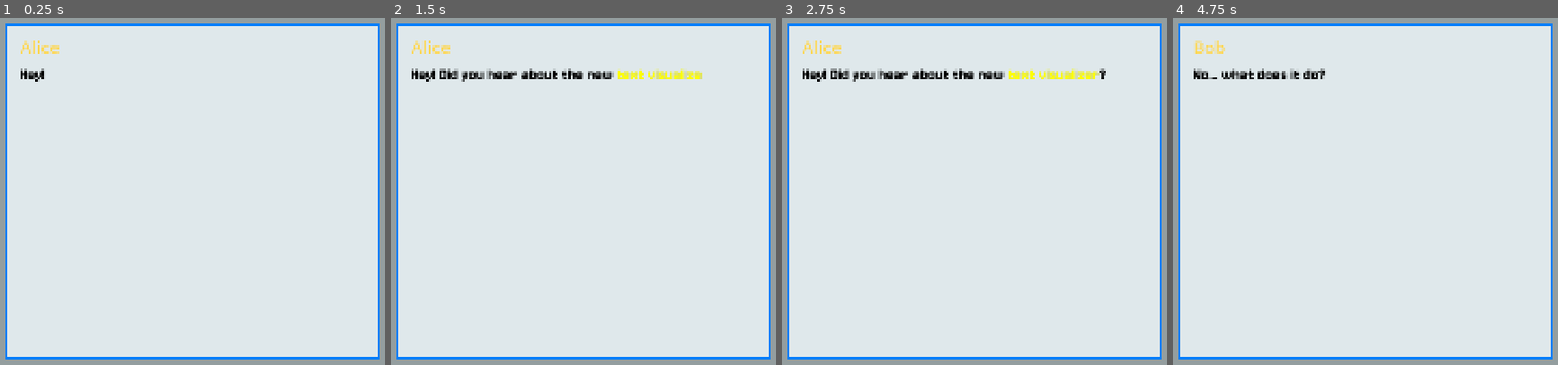
Above: before the commit, frames 1-4 (left to right).
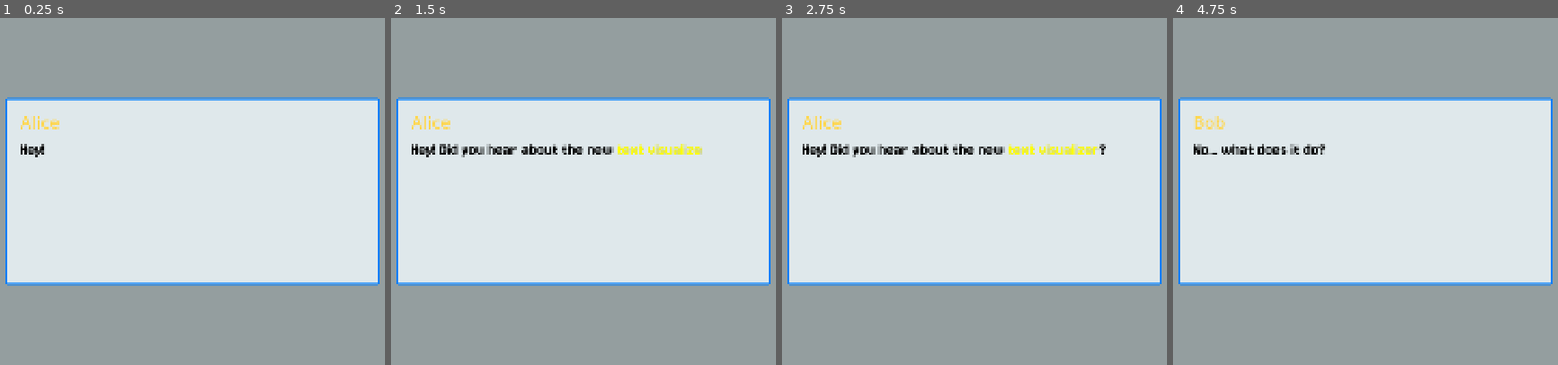
Above: after the commit, the same moments.

Repository: Masssmo/TxtBox
Game: Godot game, scene res://scenes/main.tscn
Two runs of this game, one before a commit and one after it. Both use one fixed random seed, a clock stepped at 60 frames per second and the inputs below.
Inputs:
- Up to frame 1 (0.25 s): no input
- Up to frame 2 (1.5 s): tap Enter at 0.5 s; tap Space at 1.25 s
- Up to frame 3 (2.75 s): tap Enter at 2 s
- Up to frame 4 (4.75 s): tap Space at 2.75, 4.25 s; tap Enter at 3.5 s

The runs differ from the first frame. In frame 1, 44% of the frame differs, in the area x 1-99%, y 1-99%; in frame 2, 45%; in frame 3, 45%; in frame 4, 44%.

Commit message:
plugin test

Diff:
--- a/project.godot
+++ b/project.godot
@@ -24,6 +24,10 @@
 window/stretch/mode="canvas_items"
 window/stretch/aspect="expand"
 
+[editor_plugins]
+
+enabled=PackedStringArray("res://addons/godit/plugin.cfg")
+
 [physics]
 
 3d/physics_engine="Jolt Physics"
--- a/scenes/main.tscn
+++ b/scenes/main.tscn
@@ -29,8 +29,8 @@
 anchor_right = 1.0
 anchor_bottom = 1.0
 offset_left = 40.0
-offset_top = -1410.0
+offset_top = -1210.0
 offset_right = -40.0
-offset_bottom = -510.0
+offset_bottom = -710.0
 grow_horizontal = 2
 grow_vertical = 0
